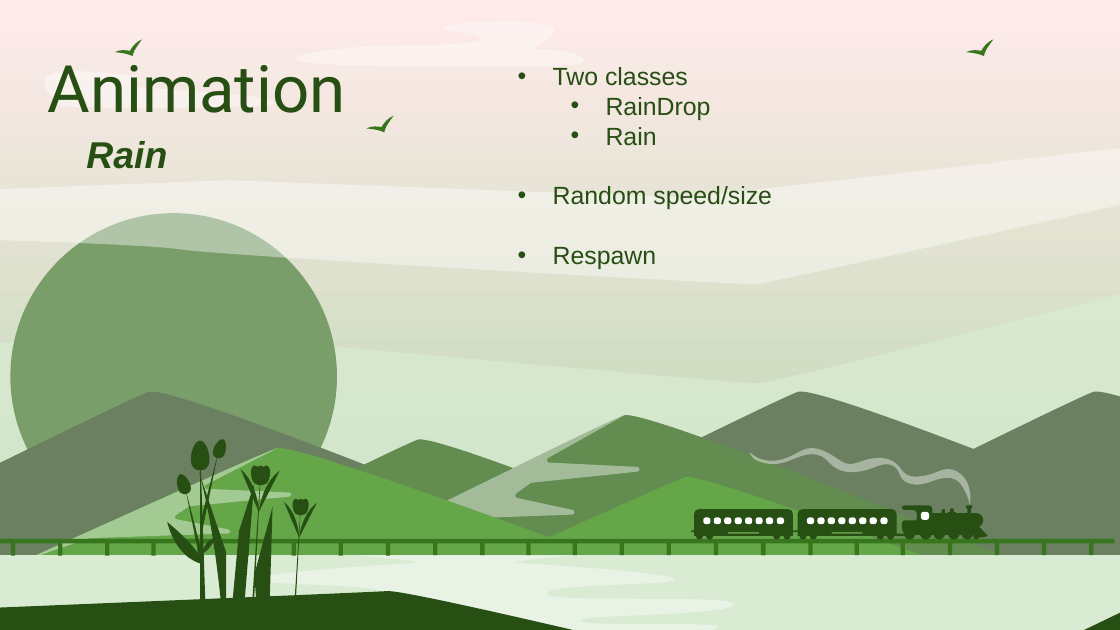
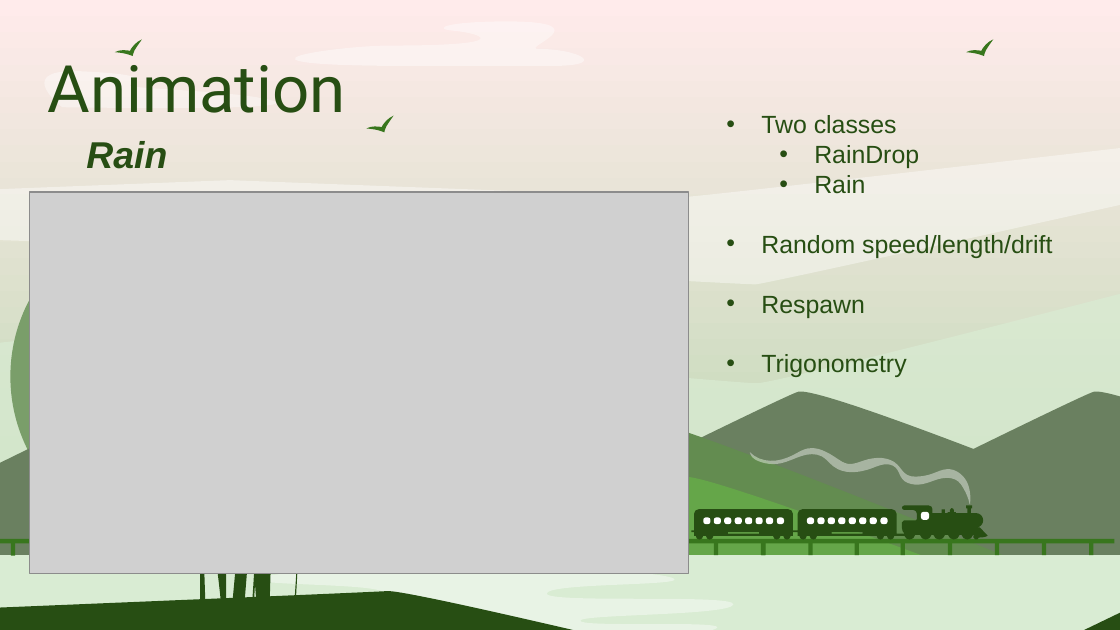
Before and after one commit to Smoother19/MusicAnimation, a slide deck: slide 12 of docs/presentation/PresAlpha.pptx. Drawn at 1120x630 pixels with LibreOffice and Linux fonts; fonts in the diff are those of the drawing; grey boxes stand for pictures. Boxes give left, top, right and bottom in pixels: in the first picture for what was removed or moved away, otherwise in the second. Text is boxed around its words. In the diff, an @@ line names an element or a change of style, - is before the commit and + after.

```diff
--- a/docs/presentation/PresAlpha.pptx
+++ b/docs/presentation/PresAlpha.pptx
@@ subtitle "Two classes": place and size @@
-subtitle "Two classes" at [553,67,772,269]
+subtitle "Two classes" at [761,115,1052,377]
@@ picture added at [30,193,689,575] @@
@@ subtitle at [761,235,1052,258]: text changed @@
-• Random speed/size
+• Random speed/length/drift
@@ subtitle at [761,354,906,377]: paragraph added @@
+• Trigonometry
@@ freeform shape removed at [353,416,640,548] @@
@@ group removed at [167,439,317,564]: 16 freeform shapes @@
@@ group removed at [58,540,671,556]: 14 rectangles @@
```
Also in this commit, not shown: 5 other slides changed, 3 slides added, 1 slide removed, 1 other file.
